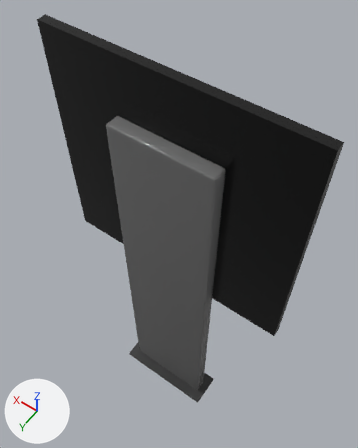
Before and after pictures for a commit that changed the Blender file blender/display.blend.
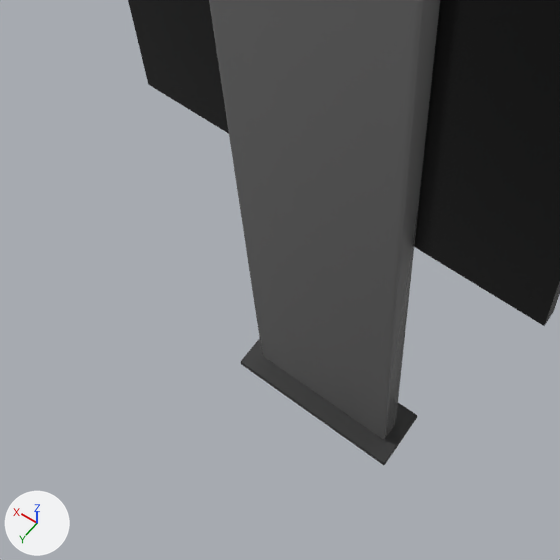
Each version is shown whole from a 50 mm camera at (-0.706, 0.937, 2.842) aimed at (0.12, -0.22, 1.024), then close up on the part from 4% to 79% of the width and 40% to 100% of the height. The axes (+X, +Y, +Z) are drawn at lower left. The lights are the same throughout.

Objects in the first close-up: 'Cube', 'Display-col', 'Pillar-col'.
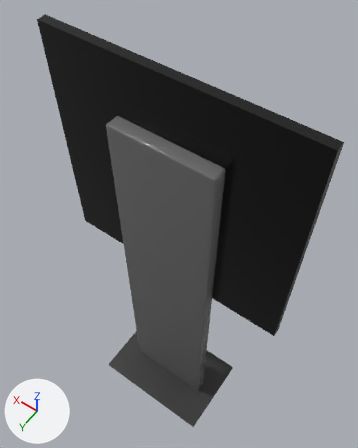
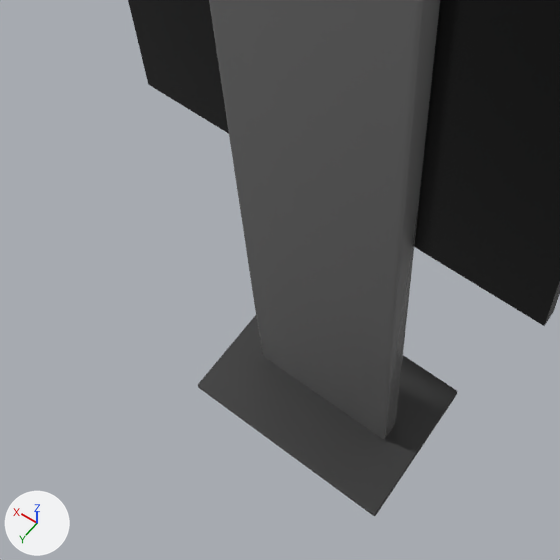
Changed parts and their boxes (x1, y1, x2, y2) in the close-ups (560 x 560 px):
```json
{"object": "Cube", "change": "rescaled", "before": [241, 338, 417, 465], "after": [198, 315, 457, 516], "on screen": "47% wider, 58% taller"}
```

Scene script edits in JSON lines:
```json
{"op": "set", "path": "ob_cube.scale", "old": "(1.0, 1.0, 1.0)", "new": "(1.22, 2.51, 1.0)"}
```
